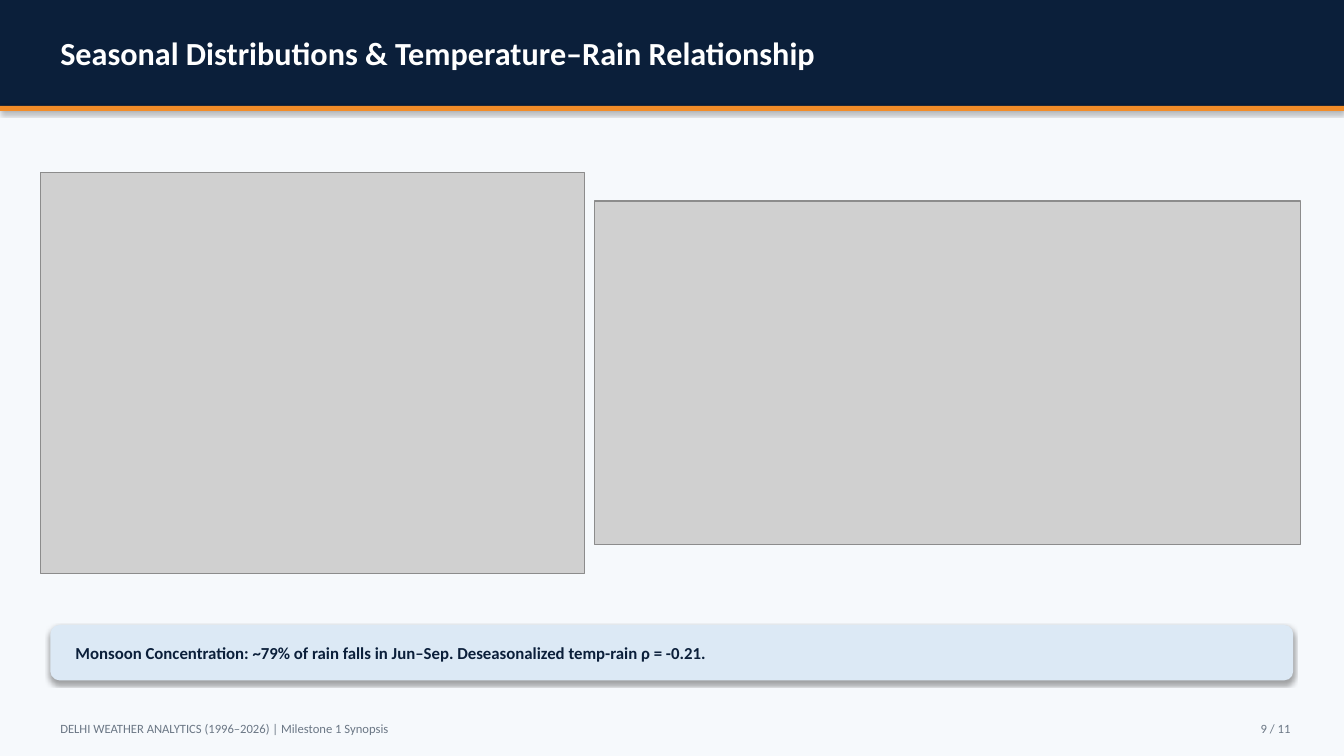
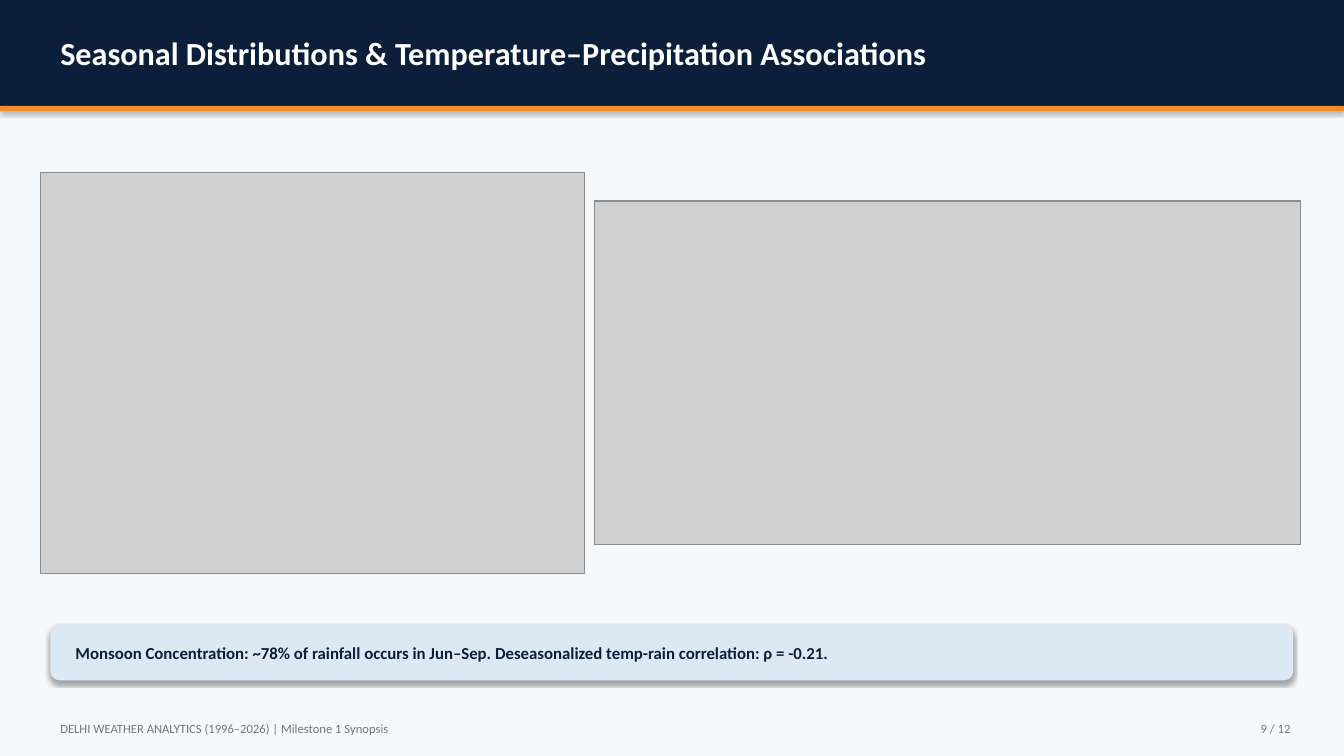
Before and after one commit to dhruvsaini-code/weather-forecasting, a slide deck: slide 9 of milestone1_output/Milestone1_Synopsis.pptx. Drawn at 1344x756 pixels with LibreOffice and Linux fonts; fonts in the diff are those of the drawing; grey boxes stand for pictures. Boxes give left, top, right and bottom in pixels: in the first picture for what was removed or moved away, otherwise in the second. Text is boxed around its words. In the diff, an @@ line names an element or a change of style, - is before the commit and + after.

```diff
--- a/milestone1_output/Milestone1_Synopsis.pptx
+++ b/milestone1_output/Milestone1_Synopsis.pptx
@@ text at <box>60,42,926,70</box>: text changed @@
-Seasonal Distributions & Temperature–Rain Relationship
+Seasonal Distributions & Temperature–Precipitation Associations
@@ text at <box>75,647,828,662</box>: text changed @@
-Monsoon Concentration: ~79% of rain falls in Jun–Sep. Deseasonalized temp-rain ρ = -0.21.
+Monsoon Concentration: ~78% of rainfall occurs in Jun–Sep. Deseasonalized temp-rain correlation: ρ = -0.21.
```
Also in this commit, not shown: 9 other slides changed, 2 slides added, 1 slide removed, 22 other files.
